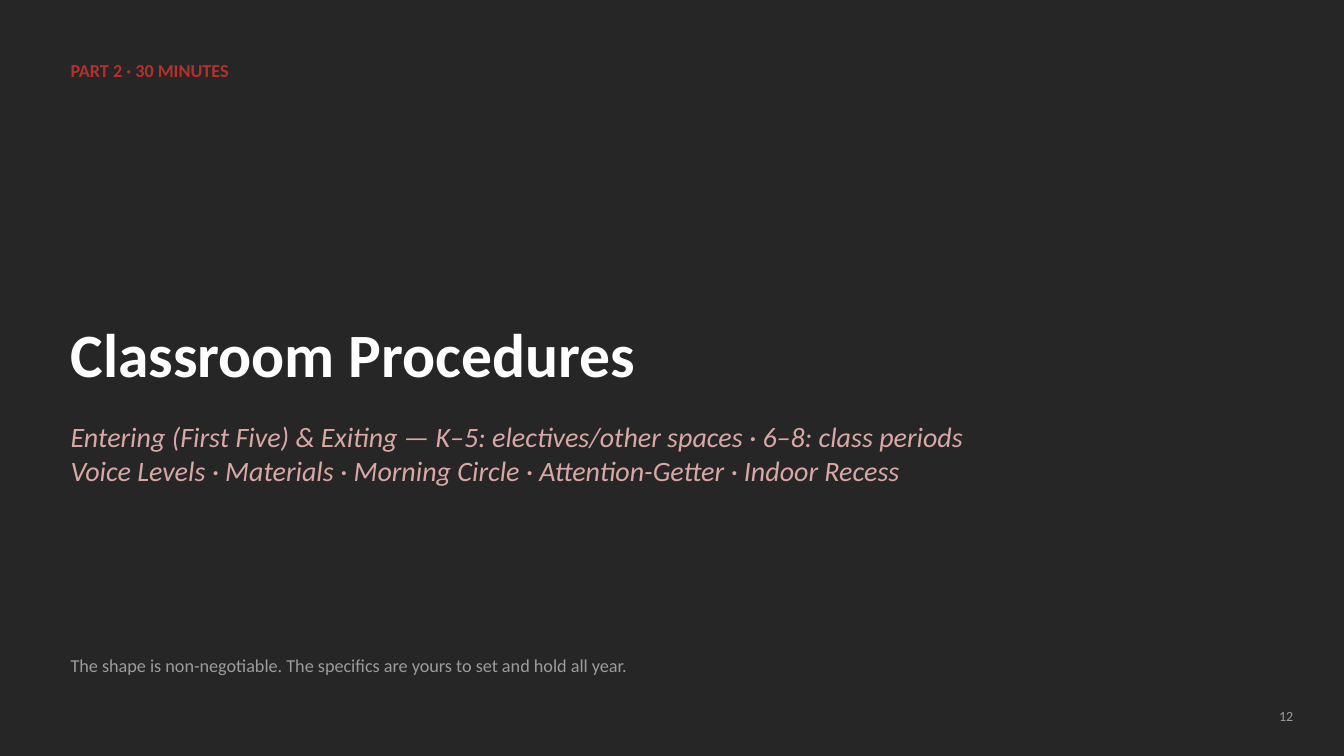
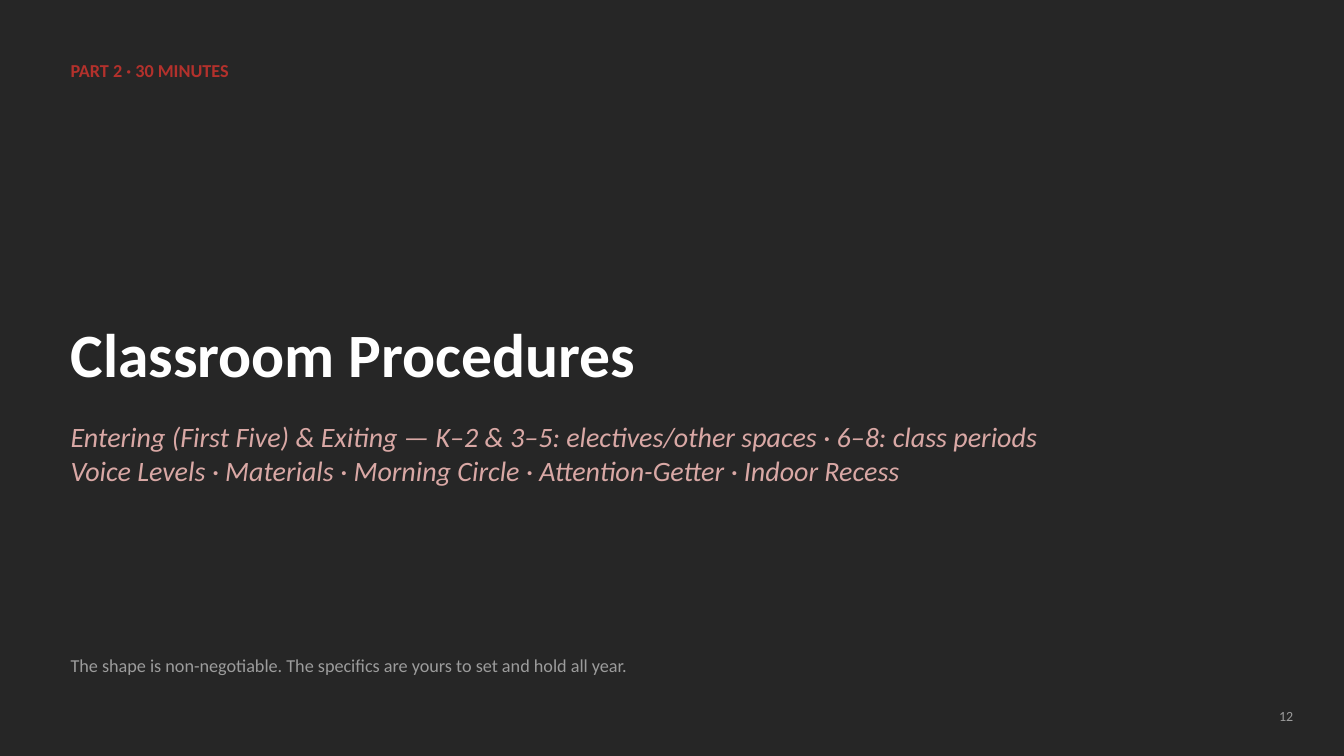
Before and after one commit to marlithaw/CC-Teacher_Edition, a slide deck: slide 12 of resources/procedures/staff-learning/culture-systems-staff-learning-slides.pptx. Drawn at 1344x756 pixels with LibreOffice and Linux fonts; fonts in the diff are those of the drawing. Boxes give left, top, right and bottom in pixels: in the first picture for what was removed or moved away, otherwise in the second. Text is boxed around its words. In the diff, an @@ line names an element or a change of style, - is before the commit and + after.

Commit message:
Clarify First Five grade bands

```diff
--- a/resources/procedures/staff-learning/culture-systems-staff-learning-slides.pptx
+++ b/resources/procedures/staff-learning/culture-systems-staff-learning-slides.pptx
@@ text at bbox=[71, 427, 1037, 452]: text changed @@
-Entering (First Five) & Exiting — K–5: electives/other spaces · 6–8: class periods
+Entering (First Five) & Exiting — K–2 & 3–5: electives/other spaces · 6–8: class periods
```
Also in this commit, not shown: 1 other slide changed, 4 other files.
